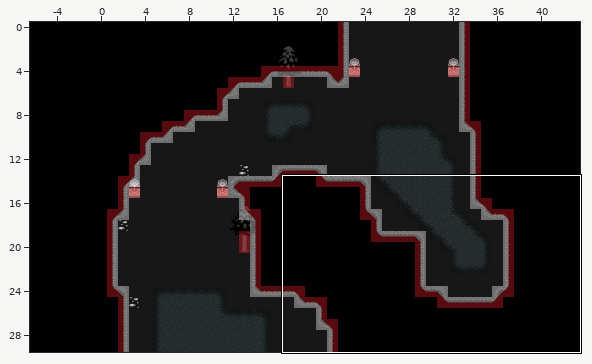
Tiled map: levels_tmx/tmx/demo_2.tmx. The picture above shows the old version from afar; the outline marks the close-up.
Close-up. Earlier state:
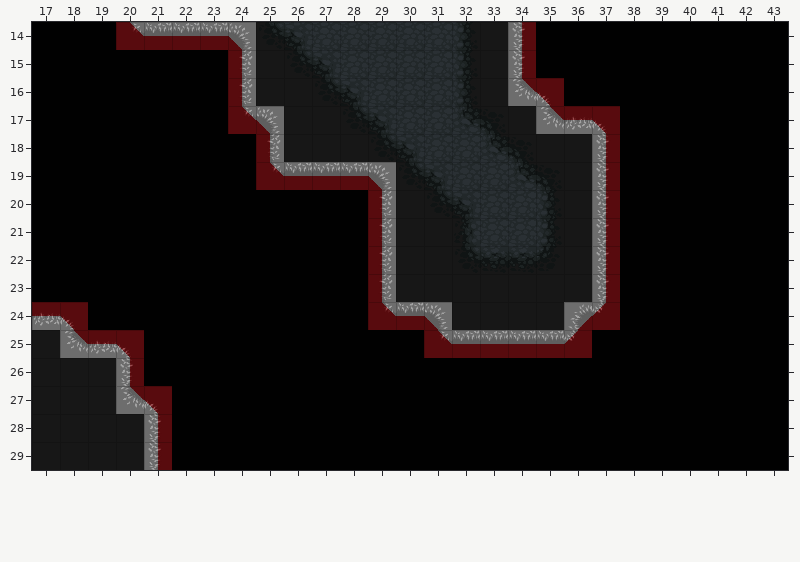
Cells are 32x32 px. Shown: x 17..43, y 14..29. The commit also changed other parts of the map, which this record leaves out. The old version is drawn lined up with the new one.
Now the later version:
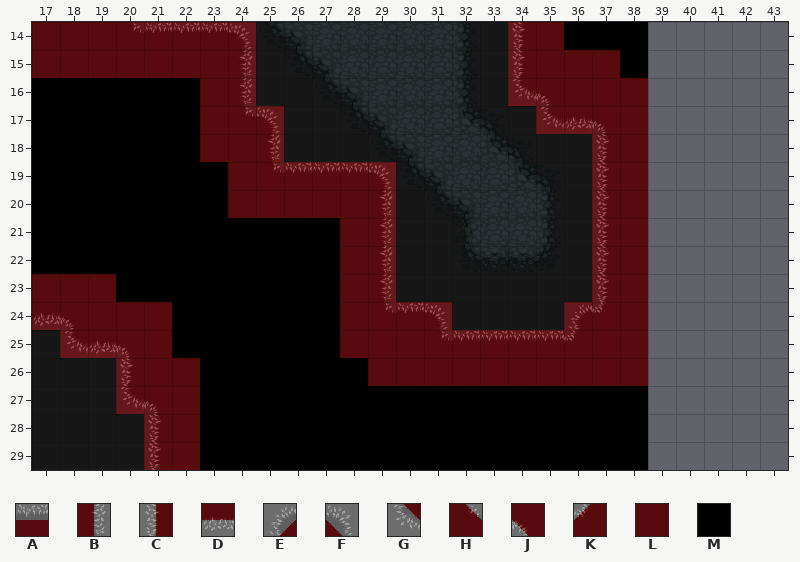
Key: from "col_half_bottom": A 0; from "col_half_left": B 0; from "col_half_right": C 0; from "col_half_top": D 0; from "col_triangle1": E 0; from "col_triangle2": F 0; from "col_triangle4": G 0; from "col_triangle_inv1": H 0; from "col_triangle_inv3": J 0; from "col_triangle_inv4": K 0; from "red_tile": L 0; from "water": M 10.
_ is an empty cell.
Tiles replaced or removed in this view: A, B, C, D, E, F, G, H, J, K, M.
See-through tiles are keyed as they look on the map.
Changes in this commit:
Changed rows in their new state; . is an unchanged cell.
map size 50x30 -> 39x30 cells (old content now starts at -6,0; both pictures use the new coordinates)
Layer "Background":
first column x 39:
14 _____
15 _____
16 _____
17 _____
18 _____
19 _____
20 _____
21 _____
22 _____
23 _____
24 _____
25 _____
26 _____
27 _____
28 _____
29 _____
Layer "Collision":
first column x 17:
14 LLLLLLLL.........LL...
15 LLLLLLLL.........LLLL.
16 ......LL.........LLLLL
17 ......LLL.........LLLL
18 ......LLL...........LL
19 .......LLLLLL.......LL
20 .......LLLLLL.......LL
21 ...........LL.......LL
22 ...........LL.......LL
23 LLL........LL.......LL
24 LLLLL......LLLL....LLL
25 .LLLL......LLLLLLLLLLL
26 ...LLL......LLLLLLLLLL
27 ...LLL................
28 ....LL................
29 ....LL................
Boxes around the changes in both close-ups, in picture pixels (x1, y1, x2, y2):
changed: (32, 22, 788, 470)
